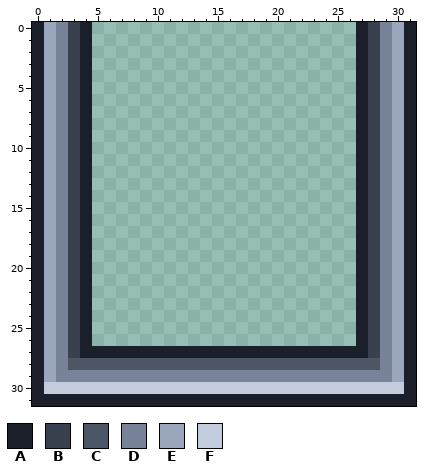
A pixel-art file gets an edit: tiles/halfwall_esw.aseprite. The picture above was drawn from the file before the commit.
32x32 pixels, 1 frame.
Palette (. is transparent): A #1b1f2a  B #39404f  C #4c5666  D #78839a  E #9aa6bc  F #c3ccdc
After the commit:
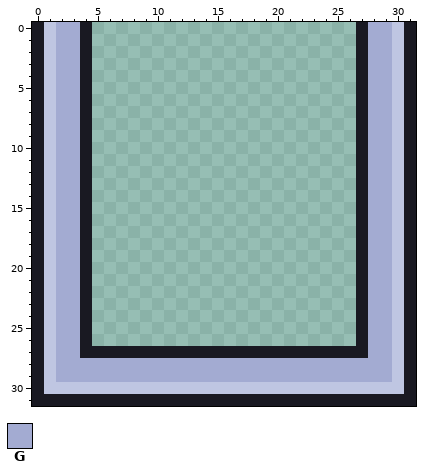
Colours new in this view: G #a3abd2
Change:
colour A: #1b1f2a -> #191922
colour E: #9aa6bc -> #bfc6e2
Layers "ink", "flat":
y 0..27: x 2..3 DB -> GG; x 28..29 BD -> GG
y 28: x 2..29 DCCCCCCCCCCCCCCCCCCCCCCCCCCD -> GGGGGGGGGGGGGGGGGGGGGGGGGGGG
y 29: x 2..29 DDDDDDDDDDDDDDDDDDDDDDDDDDDD -> GGGGGGGGGGGGGGGGGGGGGGGGGGGG
y 30: x 1..30 FFFFFFFFFFFFFFFFFFFFFFFFFFFFFF -> EEEEEEEEEEEEEEEEEEEEEEEEEEEEEE
